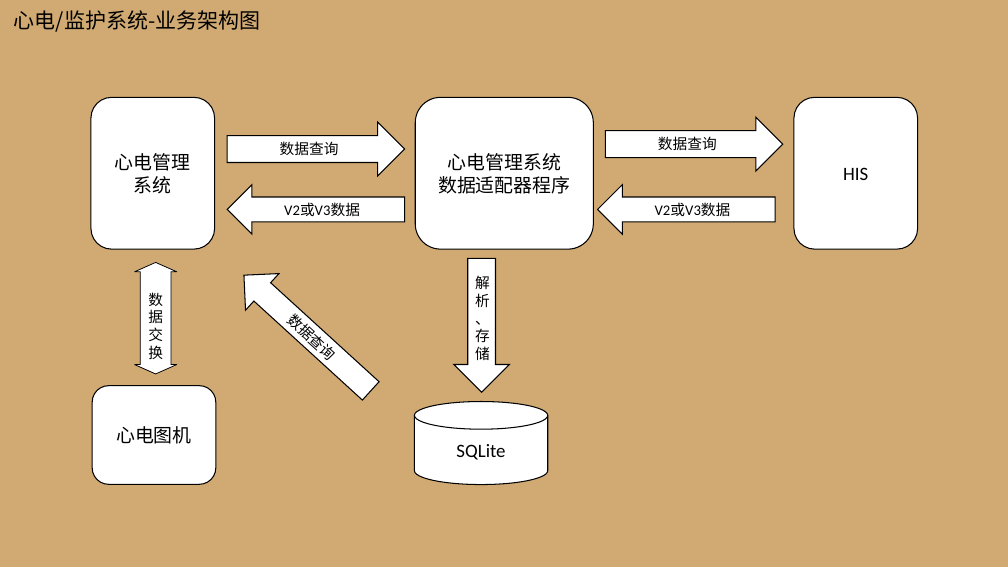
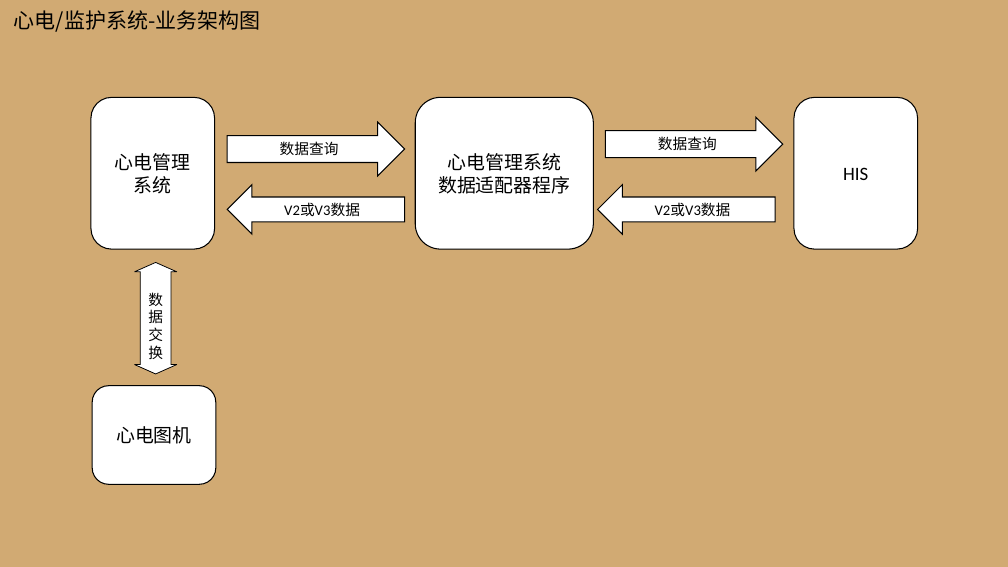
Before and after one commit to medicalhome/szbj-doc, a slide deck: slide 4 of 深圳监护HL7升级-技术架构（杨建波）.pptx. Drawn at 1008x567 pixels with LibreOffice and Linux fonts; fonts in the diff are those of the drawing. Boxes give left, top, right and bottom in pixels: in the first picture for what was removed or moved away, otherwise in the second. Text is boxed around its words. In the diff, an @@ line names an element or a change of style, - is before the commit and + after.

```diff
--- a/深圳监护HL7升级-技术架构（杨建波）.pptx
+++ b/深圳监护HL7升级-技术架构（杨建波）.pptx
@@ left arrow removed at (x1=227, y1=257, x2=388, y2=410) @@
-数据查询
@@ down arrow removed at (x1=454, y1=259, x2=509, y2=392) @@
-解析、存储
@@ cylinder removed at (x1=414, y1=402, x2=547, y2=485) @@
-SQLite
```
Also in this commit, not shown: 1 other slide changed.
